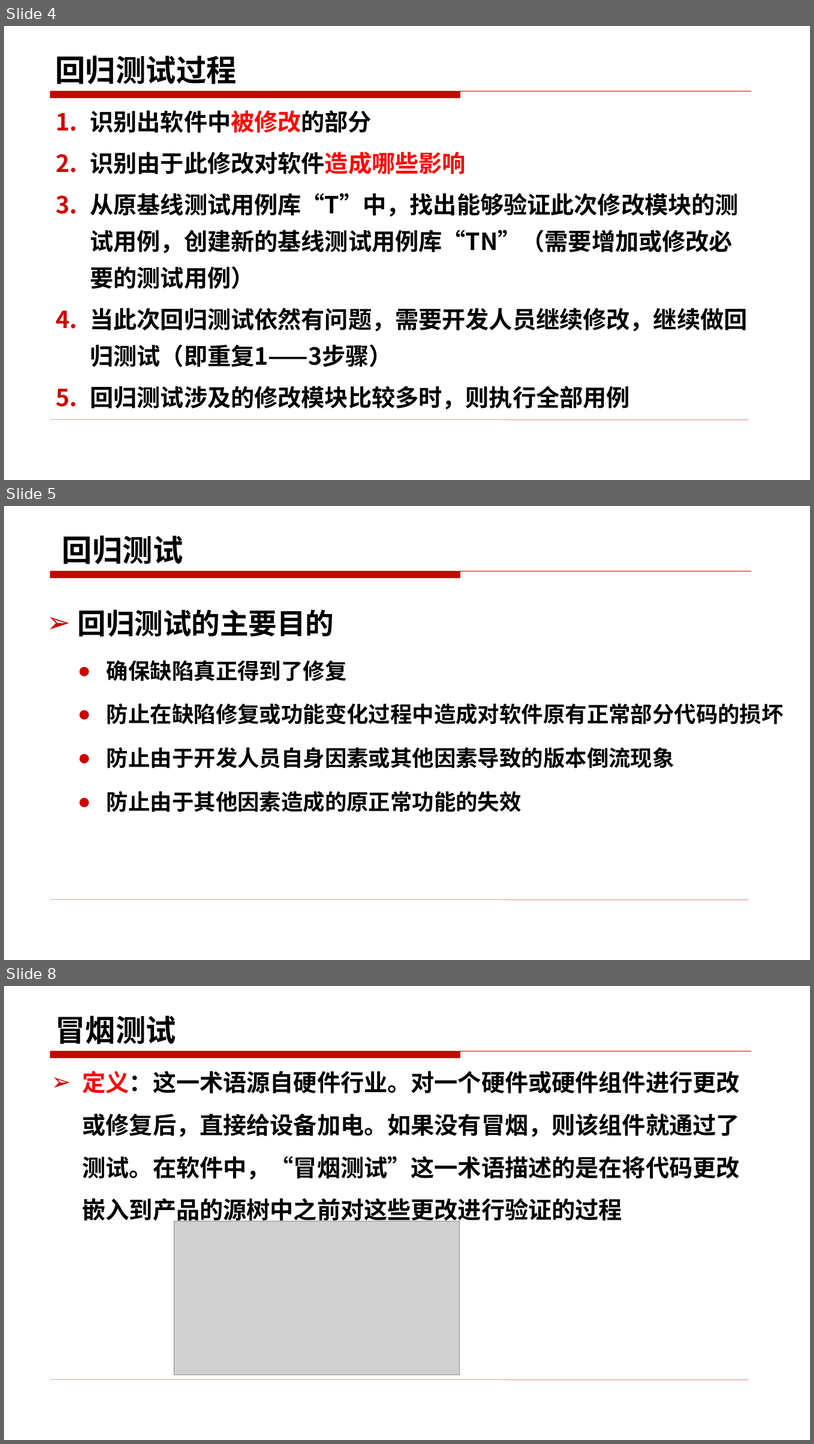
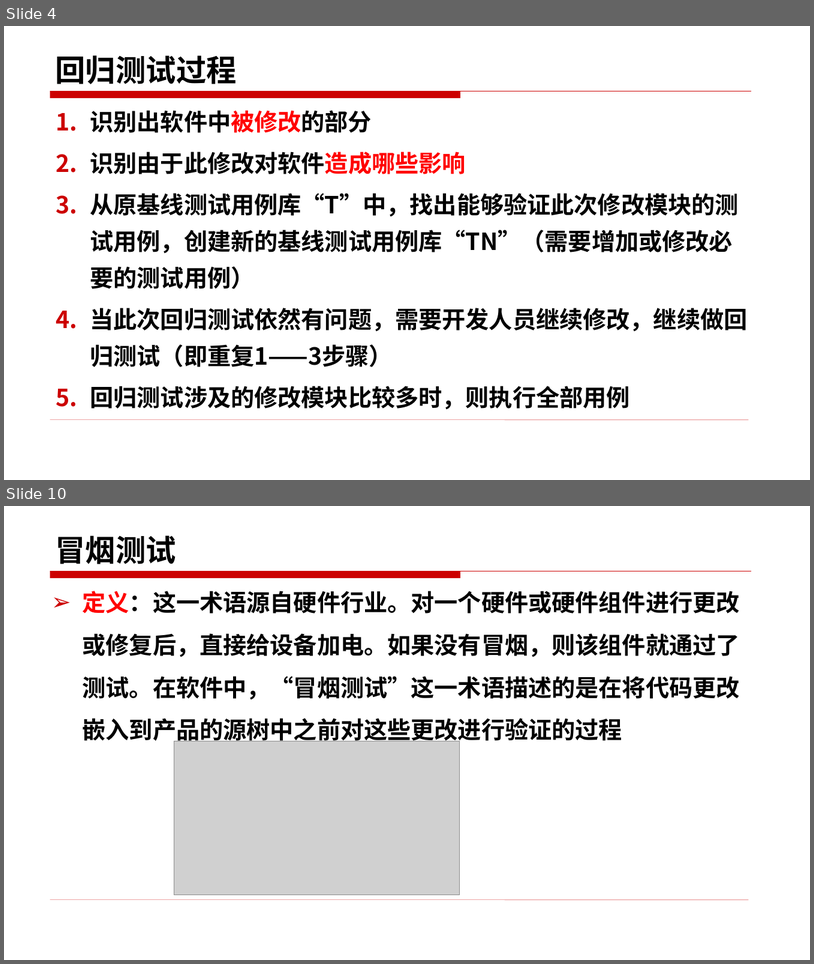
Before and after one commit to edu2act/course-foundation-software-tesing, a slide deck: materials/slides/11.1.pptx. Shown one above the other, each under a label of ours: slides 4, 5 and 8 before the commit, slides 4 and 10 after it; the slides between them are not shown. The pictures are 814x1444 and 814x964 pixels, drawn with LibreOffice and Linux fonts; fonts in the diff are those of the drawing; grey boxes stand for pictures. Boxes give left, top, right and bottom in pixels: in the first picture for what was removed or moved away, otherwise in the second. Text is boxed around its words. In the diff, an @@ line names an element or a change of style, - is before the commit and + after.

Commit message:
验收测试

```diff
--- a/materials/slides/11.1.pptx
+++ b/materials/slides/11.1.pptx
@@ slide 5 removed at [4,506,810,960], background #FFFFFF; not listed: 2 template elements that a slide beside it also shows @@
@@ title removed at [62,535,183,564] @@
-回归测试
@@ text removed at [78,609,784,812] @@
-➢ 回归测试的主要目的
-  ● 确保缺陷真正得到了修复
-  ● 防止在缺陷修复或功能变化过程中造成对软件原有正常部分代码的损坏
-  ● 防止由于开发人员自身因素或其他因素导致的版本倒流现象
-  ● 防止由于其他因素造成的原正常功能的失效
@@ what was slide 8 is now slide 10 @@
```
Also in this commit, not shown: 8 slides changed, 3 slides added, 13 other slides removed.
